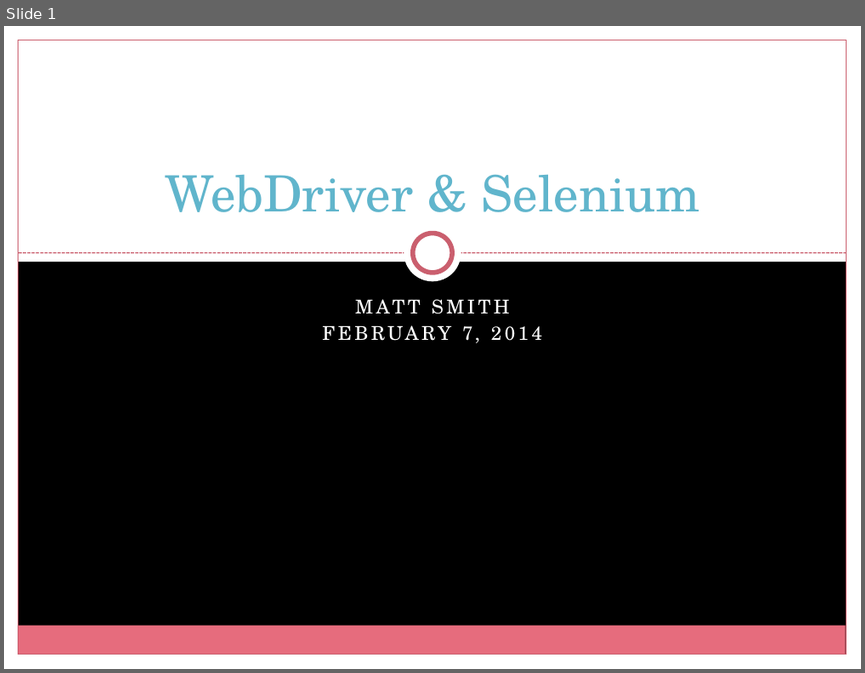
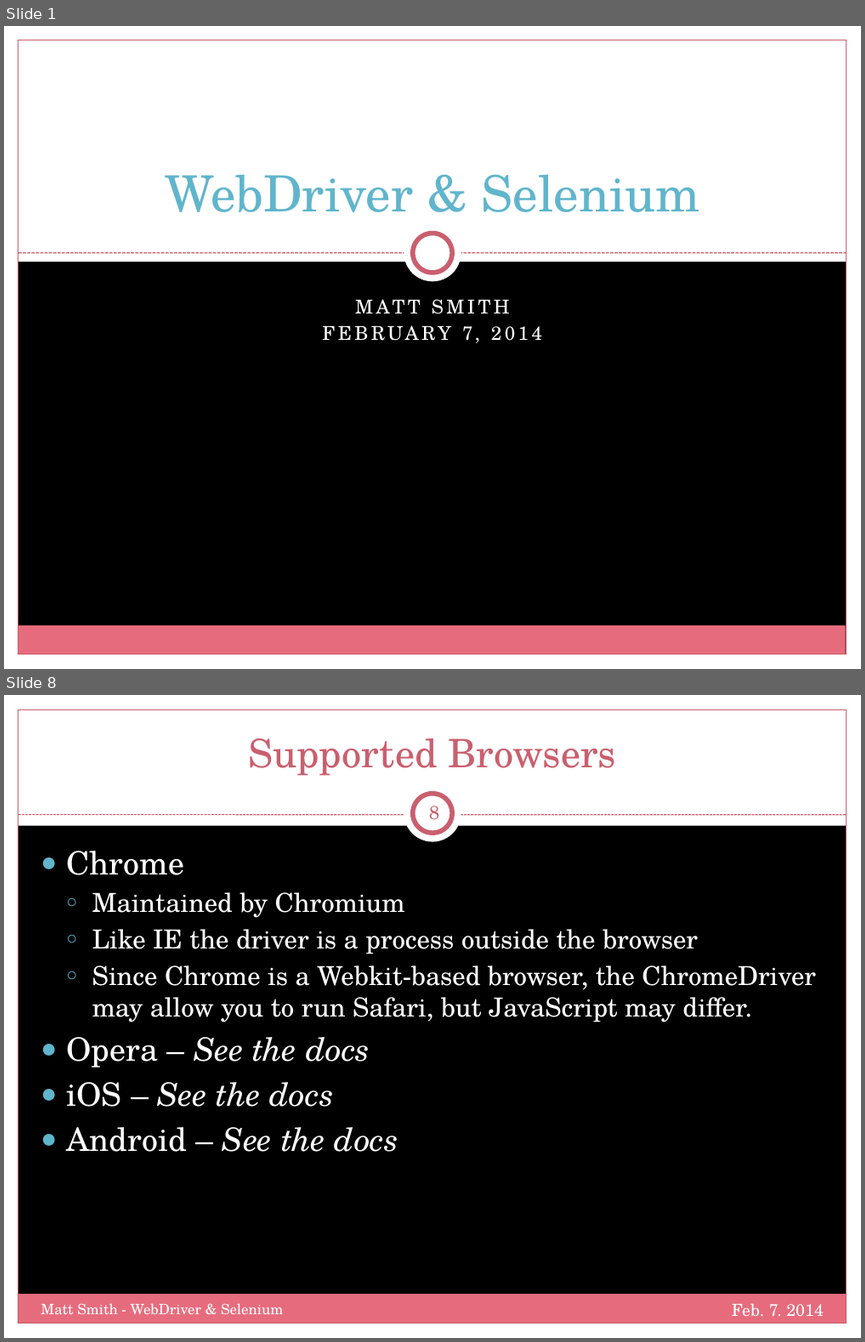
Before and after one commit to mtscout6/my-presentations, a slide deck: WebDriver/Slides.pptx. Shown one above the other, each under a label of ours: slide 1 before the commit, slides 1 and 8 after it; the slides between them are not shown. The pictures are 865x673 and 865x1342 pixels, drawn with LibreOffice and Linux fonts; fonts in the diff are those of the drawing; background and template pictures are left out. Boxes give left, top, right and bottom in pixels: in the first picture for what was removed or moved away, otherwise in the second. Text is boxed around its words. In the diff, an @@ line names an element or a change of style, - is before the commit and + after.

Commit message:
Updated supported browsers, and element location in slide deck

```diff
--- a/WebDriver/Slides.pptx
+++ b/WebDriver/Slides.pptx
@@ slide 8 added at <box>4,695,861,1338</box>, background picture (left out); not listed: 5 template elements that a slide beside it also shows @@
@@ rectangle added at <box>4,695,861,825</box>, fill #FFFFFF @@
@@ title added at <box>248,738,616,776</box>, 33 pt, text #CB5F6E @@
+Supported Browsers
@@ ellipse added at <box>404,785,461,842</box>, fill #FFFFFF @@
@@ ellipse added at <box>413,794,452,833</box>, fill #FFFFFF, outline #CB5F6E 4 pt @@
@@ line added from (18, 815) to (846, 815), #CB5F6E 0.75 pt dashed @@
@@ page number added at <box>429,805,439,820</box>, 16 pt, text #CB5F6E @@
+8
@@ text added at <box>66,851,816,1151</box>, 22 pt, text #FFFFFF @@
+● Chrome
+  ○ Maintained by Chromium
+  ○ Like IE the driver is a process outside the browser
+  ○ Since Chrome is a Webkit-based browser, the ChromeDriver may allow you to run Safari, but JavaScript may differ.
+● Opera – See the docs
+● iOS – See the docs
+● Android – See the docs
@@ text added at <box>41,1303,283,1314</box>, 12 pt, text #FFFFFF @@
+Matt Smith - WebDriver & Selenium
@@ text added at <box>732,1303,823,1315</box>, 14 pt, text #FFFFFF @@
+Feb. 7. 2014
```
Also in this commit, not shown: 4 slides changed, 6 other slides added.
